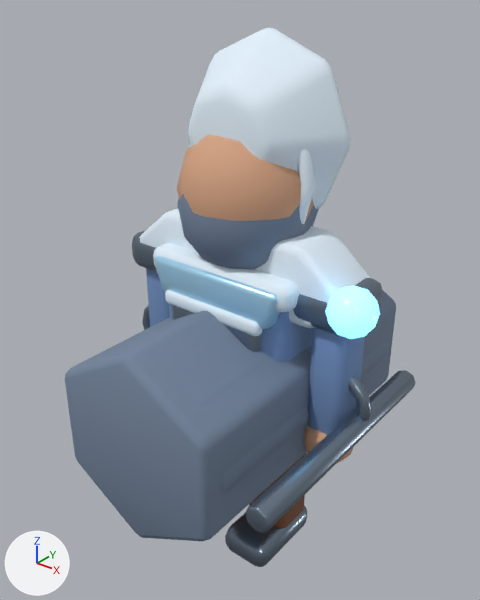
The Blender file assets-source/blender/characters/hero.blend, before and after one commit.
Rendered twice from a 50 mm camera at (1.66, -2.13, 2.55) aimed at (-0.03, -0.01, 1.24). The lights are fixed; the arrows at lower left show +X, +Y and +Z. The picture after the commit comes second.

Names of what the first picture shows: 'LOD1_PROXY_body', 'LOD2_PROXY_body', 'LOD2_PROXY_head', 'arm.R', 'boot.R', 'coatTrim', 'head', 'hood', 'scarf', 'shoulderMantle', 'weapon', 'weaponGem' and 11 more.
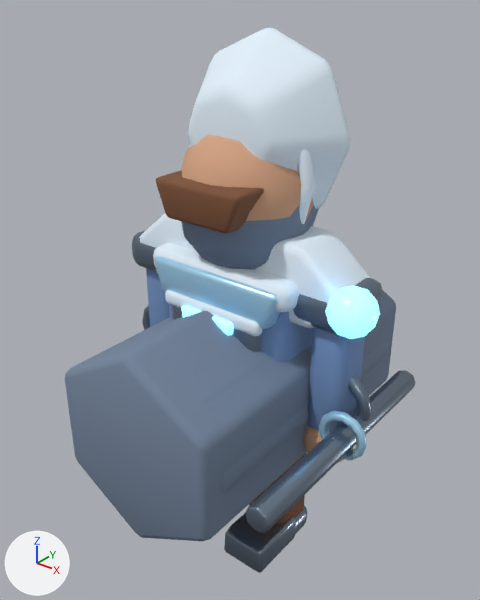
Boxes [x1, y1, x2, y2] around the edits, measured in the pictures (480 x 600 px):
'helmetBrow', added (brown): after [156, 170, 264, 234]
'bootToe.R', added: after [224, 515, 296, 573]
'weaponGuard', added (blue): after [319, 411, 367, 460]
'sigilPlate', added: after [181, 305, 234, 335]
'boot.R', unchanged, covered by the edit: before [225, 506, 307, 567]; after [229, 506, 307, 534]

The change, as a diff of the scene's bpy script:
```diff
--- a/assets-source/blender/characters/hero.blend.py
+++ b/assets-source/blender/characters/hero.blend.py
@@ me_sigilplatemesh @@
+me_sigilplatemesh.from_pydata([(-0.14, 1.28, -0.03), (0.14, 1.28, -0.03), (0.1, 1.02, -0.03), (-0.1, 1.02, -0.03), (-0.14, 1.28, 0.03), (0.14, 1.28, 0.03), (0.1, 1.02, 0.03), (-0.1, 1.02, 0.03)], [], [(3, 2, 1, 0), (4, 5, 6, 7), (0, 1, 5, 4), (1, 2, 6, 5), (2, 3, 7, 6), (3, 0, 4, 7)])
+me_sigilplatemesh.polygons.foreach_set('use_smooth', [True] * 6)
+me_sigilplatemesh.materials.append(mat_mat_hero_glow)  # cyan #95e5ff, glowing blue #76ceff
@@ me_torus_003 @@
+me_torus_003.from_pydata(...)  # 60 vertices, 60 faces; spans x -0.115..0.115, y -0.115..0.115, z -0.024..0.024
+me_torus_003.polygons.foreach_set('use_smooth', [True] * 60)
+me_torus_003.materials.append(mat_mat_hero_accent)  # blue #b3e5ff
@@ me_boottoe_rmesh @@
+me_boottoe_rmesh.from_pydata([(-0.09, 0.16, -0.15), (0.13, 0.16, -0.15), (0.13, 0.02, -0.15), (-0.1, 0.02, -0.15), (-0.09, 0.16, 0.15), (0.13, 0.16, 0.15), (0.13, 0.02, 0.15), (-0.1, 0.02, 0.15)], [], [(3, 2, 1, 0), (4, 5, 6, 7), (0, 1, 5, 4), (1, 2, 6, 5), (2, 3, 7, 6), (3, 0, 4, 7)])
+me_boottoe_rmesh.polygons.foreach_set('use_smooth', [True] * 6)
+me_boottoe_rmesh.materials.append(mat_mat_hero_metal)  # greyish blue #8190a2
@@ me_helmetbrowmesh @@
+me_helmetbrowmesh.from_pydata([(-0.22, 1.84, -0.11), (0.22, 1.84, -0.11), (0.16, 1.68, -0.11), (-0.16, 1.68, -0.11), (-0.22, 1.84, 0.11), (0.22, 1.84, 0.11), (0.16, 1.68, 0.11), (-0.16, 1.68, 0.11)], [], [(3, 2, 1, 0), (4, 5, 6, 7), (0, 1, 5, 4), (1, 2, 6, 5), (2, 3, 7, 6), (3, 0, 4, 7)])
+me_helmetbrowmesh.polygons.foreach_set('use_smooth', [True] * 6)
+me_helmetbrowmesh.materials.append(mat_mat_hero_leather)  # brown #7c5035
@@ ob_sigilplate @@
+ob_sigilplate = bpy.data.objects.new('sigilPlate', me_sigilplatemesh)
+ob_sigilplate.location = (0.0, -0.26, 0.0)
+ob_sigilplate.rotation_euler = (1.571, 0.0, 0.0)  # degrees (90, 0, 0)
+_m = ob_sigilplate.modifiers.new('soft bevel', 'BEVEL')
+_m.width = 0.015
+_m.width_pct = 0.015
+_m.segments = 2
@@ ob_weaponguard @@
+ob_weaponguard = bpy.data.objects.new('weaponGuard', me_torus_003)
+ob_weaponguard.location = (0.62, -0.16, 0.88)
+ob_weaponguard.rotation_euler = (1.571, 0.0, 0.0)  # degrees (90, 0, 0)
+_m = ob_weaponguard.modifiers.new('soft bevel', 'BEVEL')
+_m.width = 0.015
+_m.width_pct = 0.015
+_m.segments = 2
@@ ob_boottoe_r @@
+ob_boottoe_r = bpy.data.objects.new('bootToe.R', me_boottoe_rmesh)
+ob_boottoe_r.location = (0.2, -0.16, 0.0)
+ob_boottoe_r.rotation_euler = (1.571, 0.0, 0.0)  # degrees (90, 0, 0)
+_m = ob_boottoe_r.modifiers.new('soft bevel', 'BEVEL')
+_m.width = 0.018
+_m.width_pct = 0.018
+_m.segments = 2
@@ ob_helmetbrow @@
+ob_helmetbrow = bpy.data.objects.new('helmetBrow', me_helmetbrowmesh)
+ob_helmetbrow.location = (0.0, -0.22, 0.0)
+ob_helmetbrow.rotation_euler = (1.571, 0.0, 0.0)  # degrees (90, 0, 0)
+_m = ob_helmetbrow.modifiers.new('soft bevel', 'BEVEL')
+_m.width = 0.02
+_m.width_pct = 0.02
+_m.segments = 2
```
